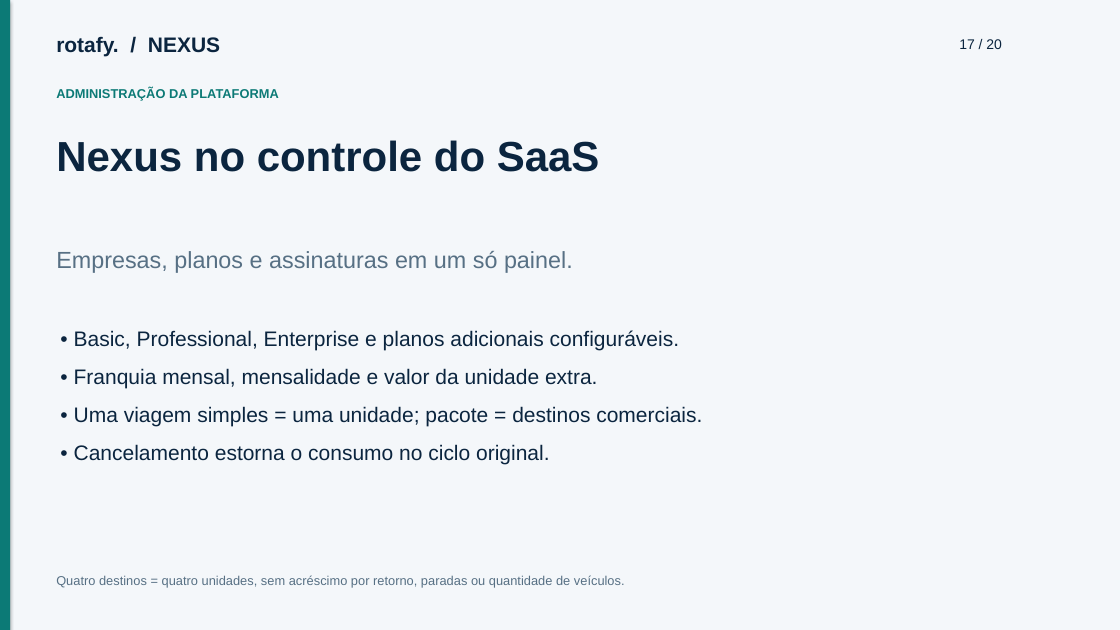
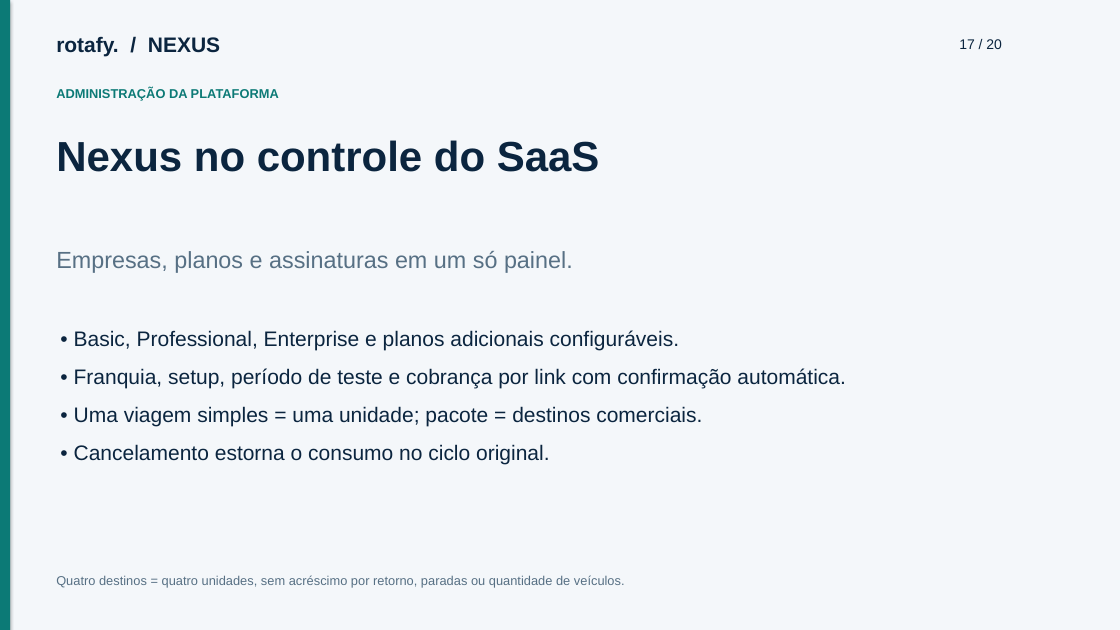
Before and after one commit to cfartes/rotafy, a slide deck: slide 17 of frontend/public/documentacao/apresentacao.pptx. Drawn at 1120x630 pixels with LibreOffice and Linux fonts; fonts in the diff are those of the drawing. Boxes give left, top, right and bottom in pixels: in the first picture for what was removed or moved away, otherwise in the second. Text is boxed around its words. In the diff, an @@ line names an element or a change of style, - is before the commit and + after.

Commit message:
Integrate InfinitePay with trial, setup and automated SaaS billing (#2)

```diff
--- a/frontend/public/documentacao/apresentacao.pptx
+++ b/frontend/public/documentacao/apresentacao.pptx
@@ text at (74,368,845,388): text changed @@
-• Franquia mensal, mensalidade e valor da unidade extra.
+• Franquia, setup, período de teste e cobrança por link com confirmação automática.
```
Also in this commit, not shown: 32 other files.
